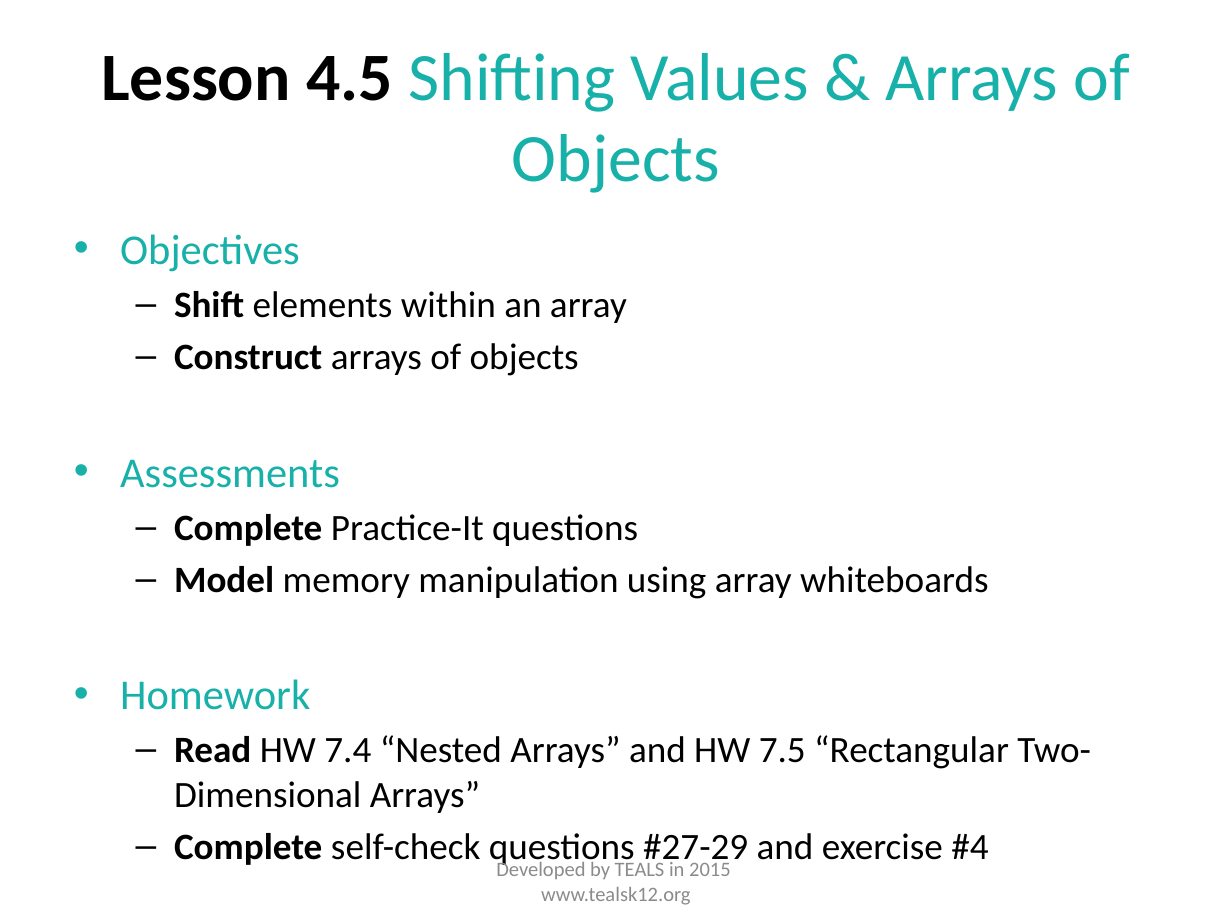
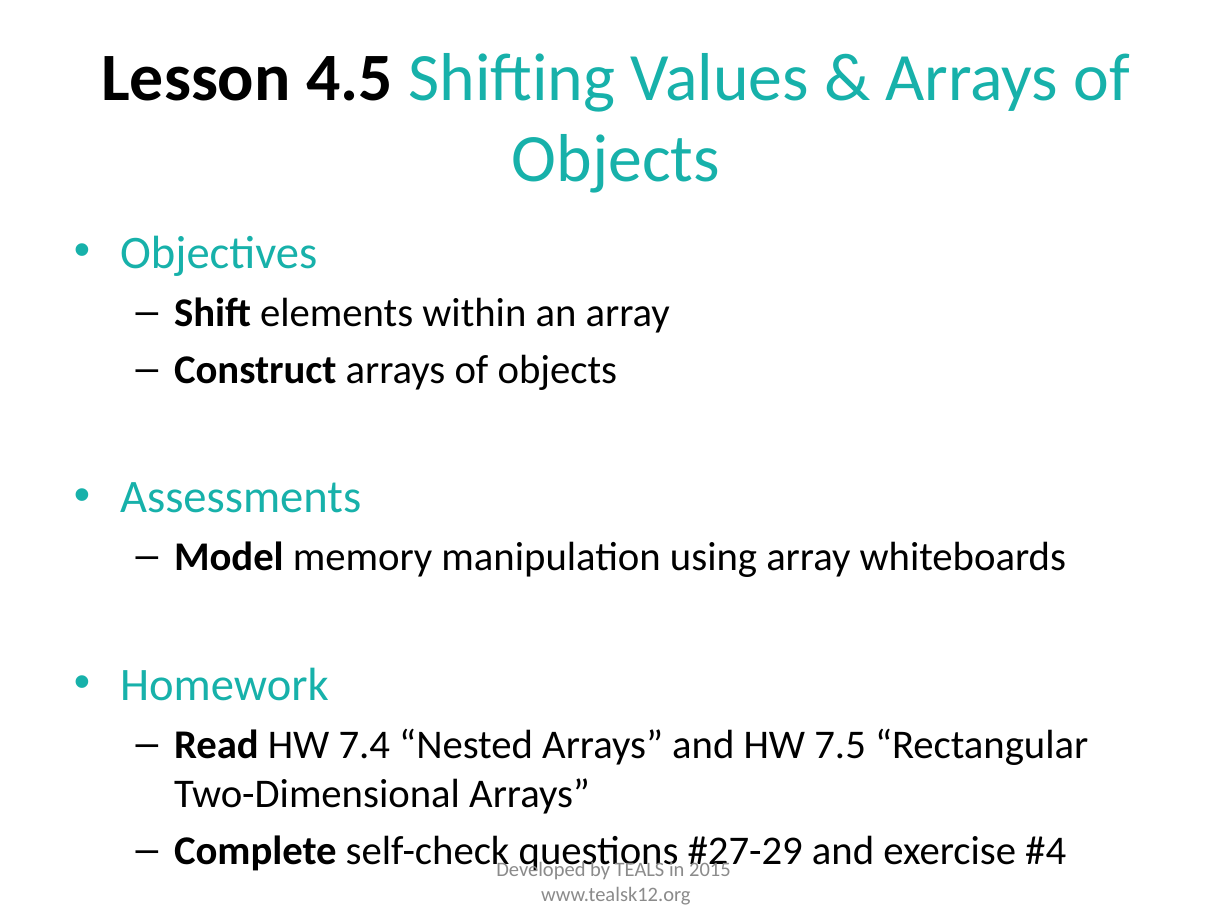
Before and after one commit to TEALSK12/apcsa-public, a slide deck: slide 6 of curriculum/Unit4/Unit 4 Slides.pptx. Drawn at 1232x924 pixels with LibreOffice and Linux fonts; fonts in the diff are those of the drawing. Boxes give left, top, right and bottom in pixels: in the first picture for what was removed or moved away, otherwise in the second. Text is boxed around its words. In the diff, an @@ line names an element or a change of style, - is before the commit and + after.

```diff
--- a/curriculum/Unit4/Unit 4 Slides.pptx
+++ b/curriculum/Unit4/Unit 4 Slides.pptx
@@ text "Objectives" at [120, 235, 1088, 875]: size 24.8 to 27.2 pt in "Objectives", "Assessments", "Homework"; size 21.7 to 23.8 pt in "Shift elements within an array", "Construct arrays of objects", "Model memory manipulation using array whiteboards", "Read HW 7.4 “Nested Arrays” and HW ..." and 1 more places @@
@@ text at [174, 514, 638, 546]: paragraph removed @@
-  – Complete Practice-It questions
```
Also in this commit, not shown: 12 other files.
